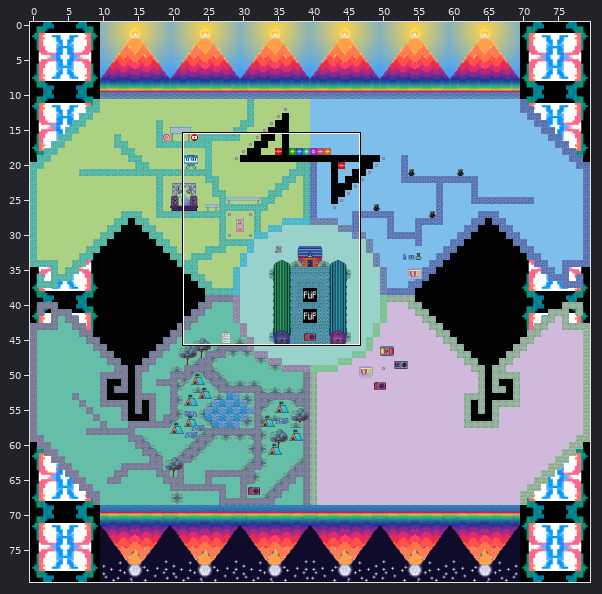
Tiled map: WA_2022.tmx. Above: a wide view before the commit, with the close-up outlined.
Close-up. Before the edit:
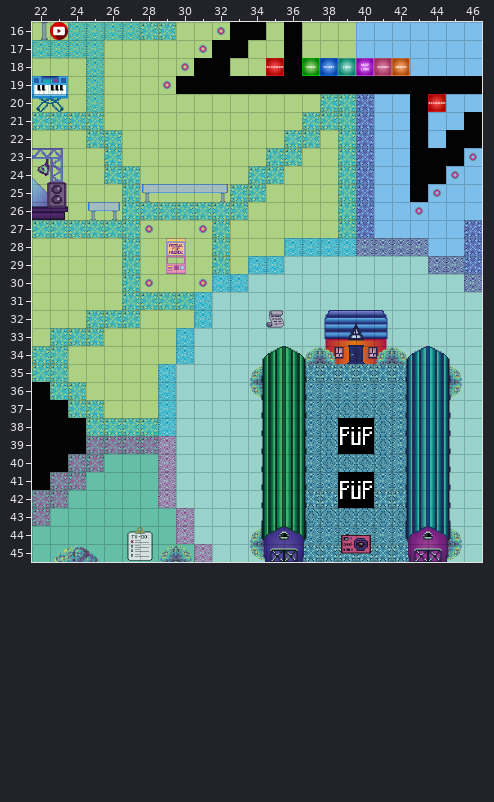
Cells are 32x32 px. Shown: x 22..46, y 16..45. The commit also changed other parts of the map, which this record leaves out.
After the commit:
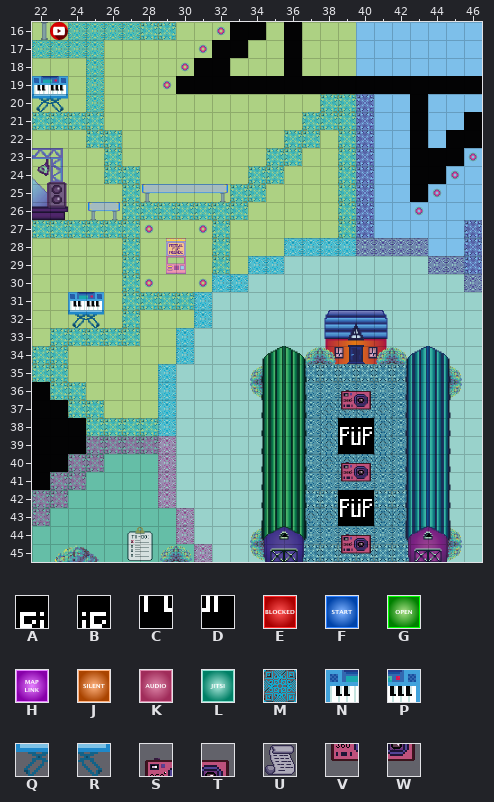
Key: from "Tilset_FüF": A 0, B 1, C 12, D 13; from "Tilset_SM+signs": E 6, F 7, G 8, H 16, J 17, K 18, L 26; from "Tilset_grounds": M 38; from "Tilset_objects": N 8, P 9, Q 24, R 25, S 70, T 71, U 85, V 86, W 87.
_ is an empty cell, . an unchanged one.
Edits made:
--- layer "Mustern"
@@ x 25..27 @@
-32 MM.
-33 .__
+32 __.
+33 .MM
--- layer "Objekte"
@@ x 35..42 @@
-18 E.GFLHKJ
+18 _.______
@@ x 44..44 @@
-20 E
+20 _
@@ x 24..35 @@
-31 __..........
-32 __.........U
+31 NP..........
+32 QR........._
@@ x 39..40 @@
-36 __
-37 __
+36 ST
+37 VW
@@ x 39..40 @@
-40 __
-41 AB
-42 CD
-43 __
+40 ST
+41 VW
+42 AB
+43 CD
Changed places in both close-ups, as pixel boxes (x1, y1, x2, y2):
removed: (266, 58, 284, 76)
removed: (302, 58, 410, 76)
removed: (428, 94, 446, 112)
changed: (68, 292, 140, 346)
removed: (266, 310, 284, 328)
added: (341, 390, 371, 410)
changed: (338, 462, 374, 526)
